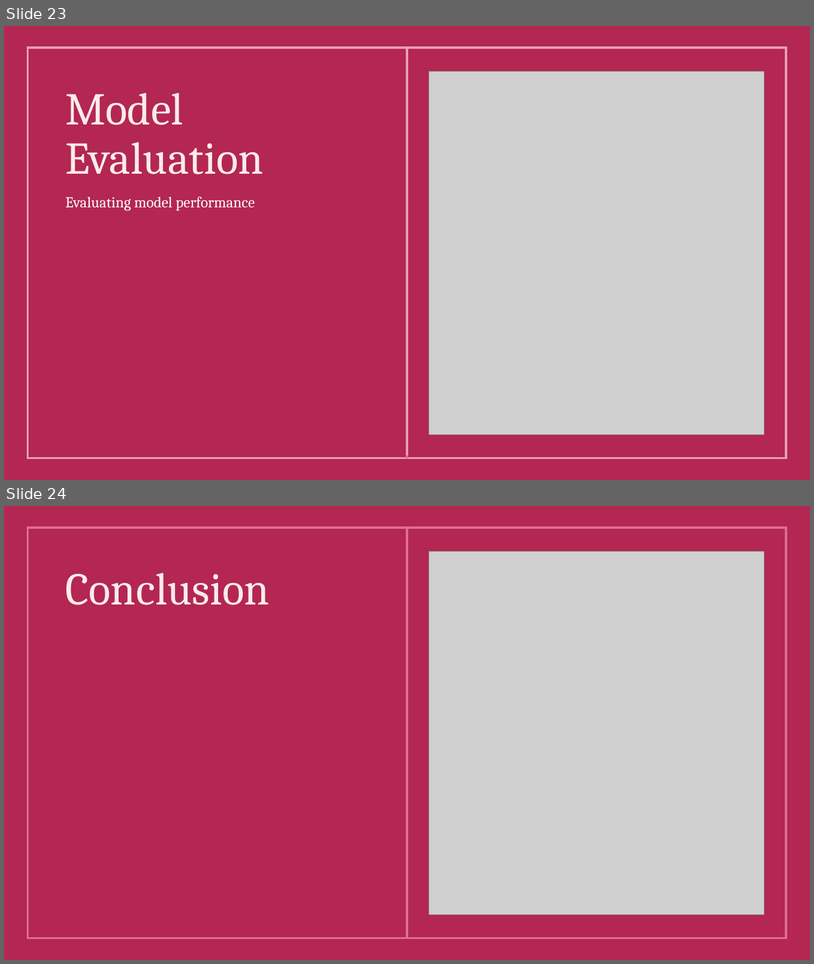
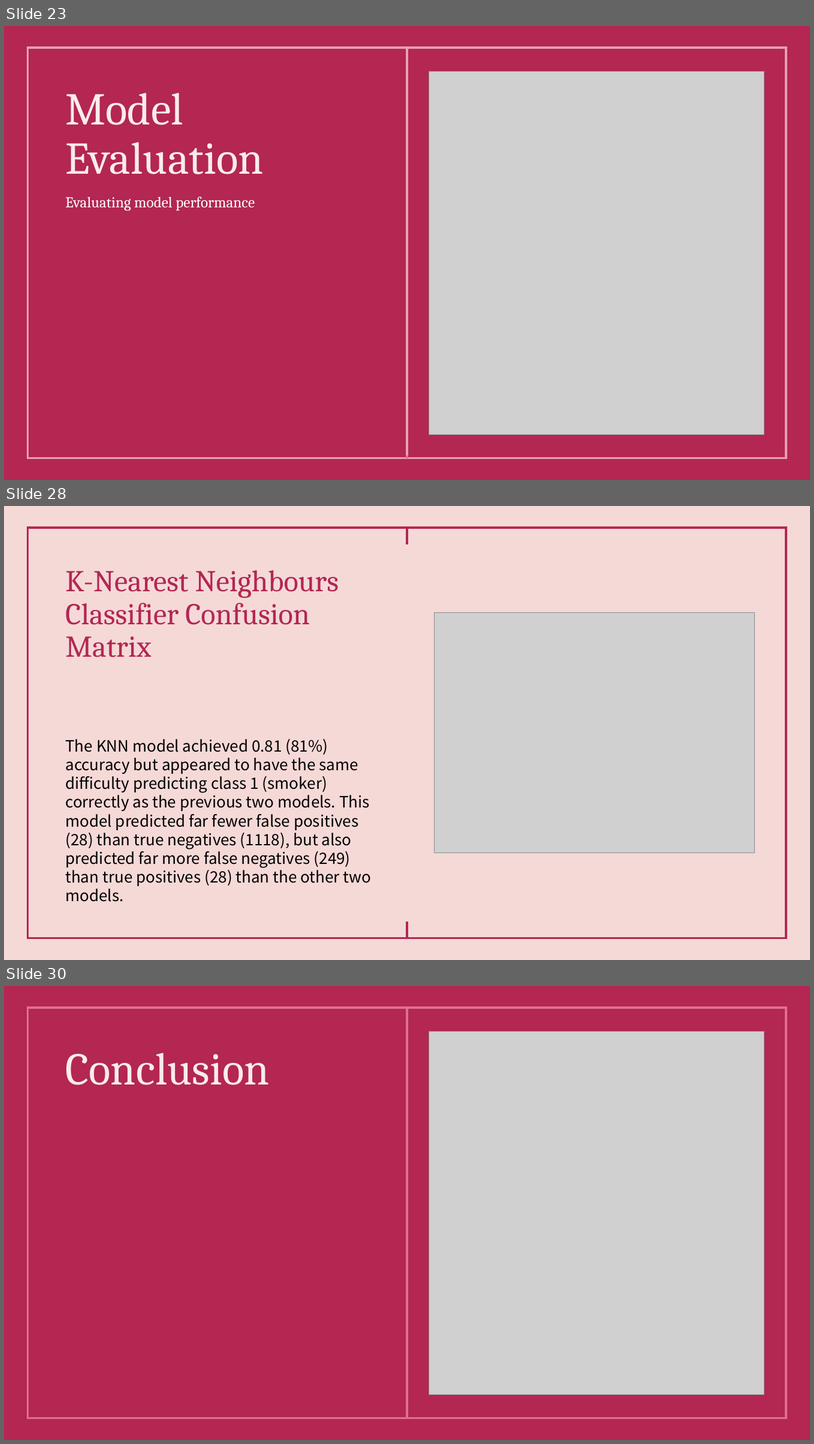
Before and after one commit to FaatimahMajothi98/OKCupid-Machine-Learning-Portfolio-Project, a slide deck: OKCupid-Date-A-Scientist-Starter/OKCupid – Machine Learning Analysis.pptx. Shown one above the other, each under a label of ours: slides 23 and 24 before the commit, slides 23, 28 and 30 after it; the slides between them are not shown. The pictures are 814x964 and 814x1444 pixels, drawn with LibreOffice and Linux fonts; fonts in the diff are those of the drawing; grey boxes stand for pictures. Boxes give left, top, right and bottom in pixels: in the first picture for what was removed or moved away, otherwise in the second. Text is boxed around its words. In the diff, an @@ line names an element or a change of style, - is before the commit and + after.

```diff
--- a/OKCupid-Date-A-Scientist-Starter/OKCupid – Machine Learning Analysis.pptx
+++ b/OKCupid-Date-A-Scientist-Starter/OKCupid – Machine Learning Analysis.pptx
@@ slide 28 added at (4,506,810,960), background #F5D9D7; not listed: 3 template elements that a slide beside it also shows @@
@@ title added at (65,570,339,657), 36 pt, text #B32752 @@
+K-Nearest Neighbours Classifier Confusion Matrix
@@ picture added at (435,612,755,853) @@
@@ text added at (65,739,371,901), 18.6 pt, text #000000 @@
+The KNN model achieved 0.81 (81%) accuracy but appeared to have the same difficulty predicting class 1 (smoker) correctly as the previous two models. This model predicted far fewer false positives (28) than true negatives (1118), but also predicted far more false negatives (249) than true positives (28) than the other two models.
@@ what was slide 24 is now slide 30 @@
```
Also in this commit, not shown: 5 slides changed, 9 other slides added, 5 slides removed, 1 other file.
